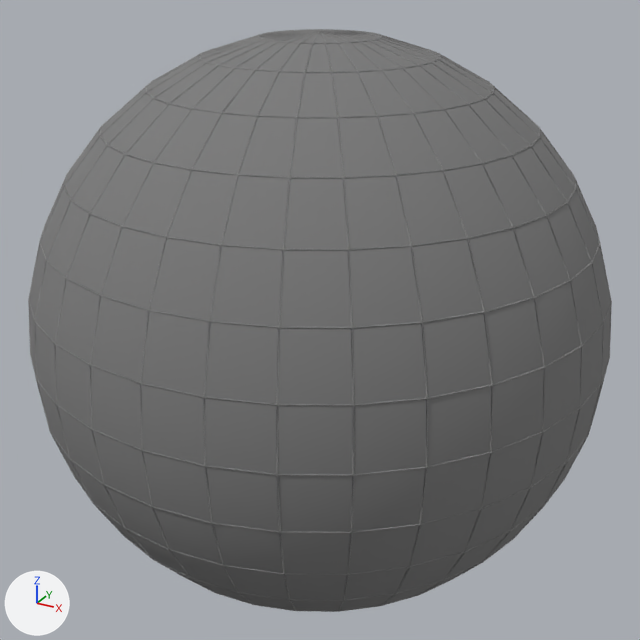
The glTF model models/wireframe_earth.glb: old version first, new version second.
Both versions are drawn from a camera (50 mm lens) standing at (1.43, -2.599, 1.3) and looking at (0.0, 0.0, 0.001). Every picture has the same lights, and +X, +Y and +Z are marked at lower left. Where no turn or scale is listed for an object, it has been applied to the vertices.

The first picture shows 'earth', 'wire.001'.
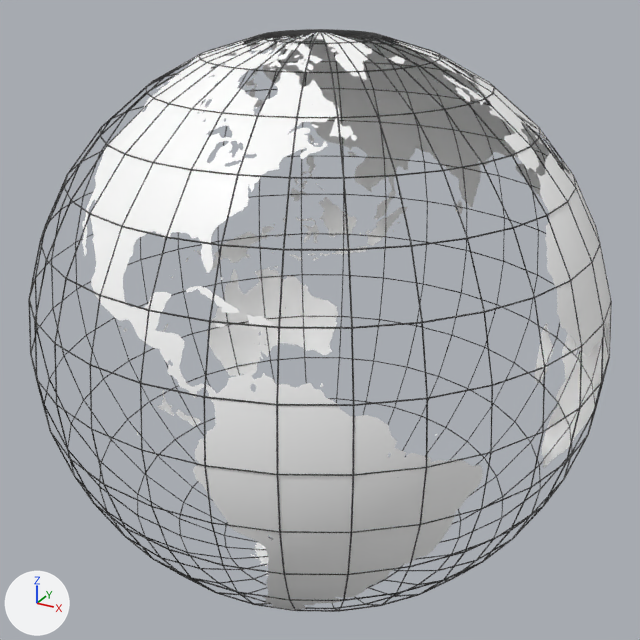
Commit message: updated earth model

Changed parts and their boxes (x1, y1, x2, y2) in the pictures (640 x 640 px):
'earth', recoloured (grey to white): (29, 32, 611, 611) in both

Patch to the scene script:
```diff
--- a/models/wireframe_earth.glb.py
+++ b/models/wireframe_earth.glb.py
@@ img_8k_earth_specular_map @@
+img_8k_earth_specular_map = load_image('8k_earth_specular_map', '_unpacked/8k_earth_specular_map', 8196, 3953, 'sRGB')
@@ mat_material_002 @@
+mat_material_002 = bpy.data.materials.new('Material.002')
+# uses the picture img_8k_earth_specular_map
@@ me_sphere @@
 me_sphere.from_pydata(...)  # 482 vertices, 960 faces; spans x -1.01..1.01, y -1.01..1.01, z -1.01..1.01
-me_sphere.materials.append(mat_material_001)  # grey #7c7c7c
+me_sphere.materials.append(mat_material_002)
```
